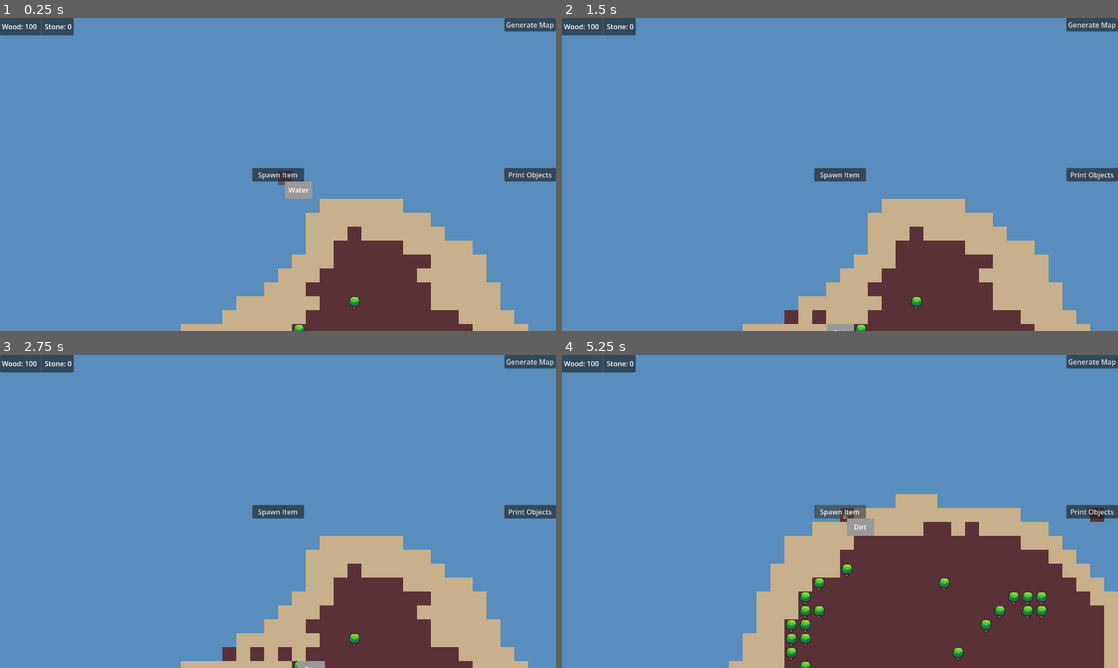
Above: before the commit, frames 1-4 (two rows, left to right).
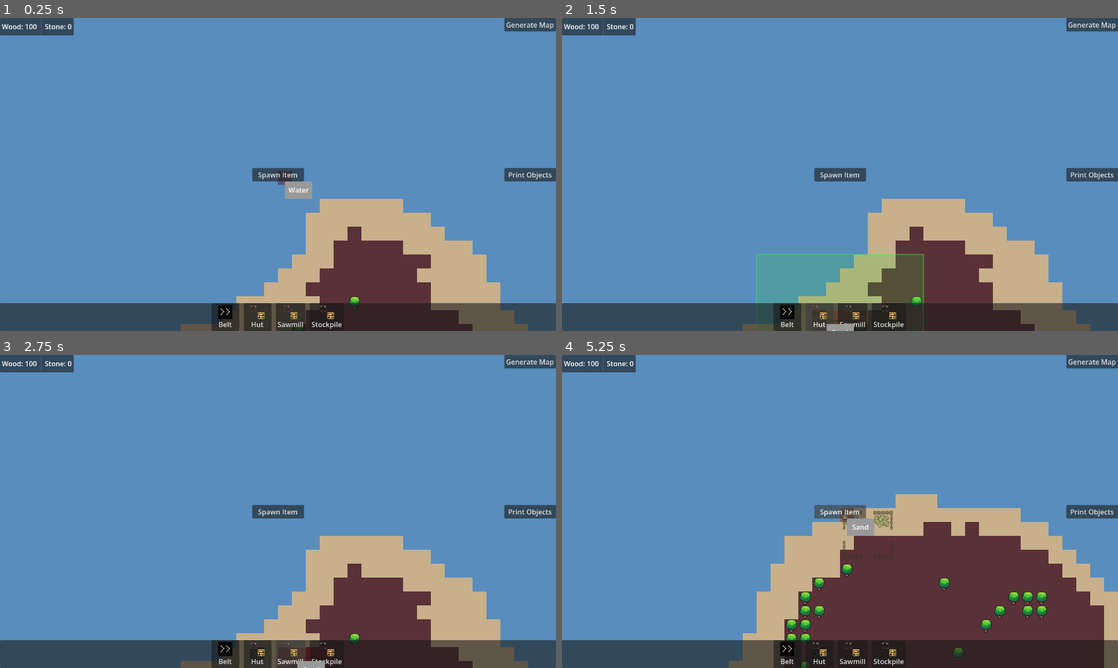
Above: after the commit, the same moments.

Repository: ColdTerror/Core-and-Conveyor
Game: Godot game, scene res://scenes/level.tscn
Same seed, same stepped clock (60 frames per second), same inputs: the game is played once before the commit and once after it. The engine's default icon, where the game draws it, is replaced by a stand-in: a white triangle on a blue panel in a dark square.
Inputs (mouse positions are in pixels of both pictures, inside the frame that each line leads up to):
- Up to frame 1 (0.25 s): no input
- Up to frame 2 (1.5 s): click (789, 318) at 0.5 s, where only the run after the commit has a clickable "Belt"; click (817, 318) at 1.25 s, where only the run after the commit has a clickable "Hut"
- Up to frame 3 (2.75 s): click (289, 655) at 2 s, where only the run after the commit has a clickable "Sawmill"
- Up to frame 4 (5.25 s): click (890, 655) at 2.75 s, where only the run after the commit has a clickable "Stockpile"; click "Generate Map" at 3.5 s; click "Print Objects" at 4.25 s; click "Spawn Item" at 5 s

The runs differ from the first frame. In frame 1, 8.9% of the frame differs, in the area x 0-100%, y 91-100%; in frame 2, 13%, in the area x 0-100%, y 75-100%; in frame 3, 8.7%; in frame 4, 9.2%.

Commit message:
Added a hotbar ui to place buildings

Diff:
--- /dev/null
+++ b/scenes/hot_bar_ui.tscn
@@ -0,0 +1,26 @@
+[gd_scene format=3 uid="uid://dwddqgu14pdbm"]
+
+[ext_resource type="Script" uid="uid://du3ljsq3v3eje" path="res://scripts/hot_bar_ui.gd" id="1_nnjbc"]
+
+[node name="HotBar_UI" type="Control" unique_id=1026067039]
+layout_mode = 3
+anchors_preset = 15
+anchor_right = 1.0
+anchor_bottom = 1.0
+grow_horizontal = 2
+grow_vertical = 2
+script = ExtResource("1_nnjbc")
+
+[node name="PanelContainer" type="PanelContainer" parent="." unique_id=615215221]
+layout_mode = 1
+anchors_preset = 12
+anchor_top = 1.0
+anchor_right = 1.0
+anchor_bottom = 1.0
+grow_horizontal = 2
+grow_vertical = 0
+
+[node name="HBoxContainer" type="HBoxContainer" parent="PanelContainer" unique_id=2082290049]
+layout_mode = 2
+theme_override_constants/separation = 10
+alignment = 1
--- a/scenes/level.tscn
+++ b/scenes/level.tscn
@@ -22,6 +22,7 @@
 [ext_resource type="PackedScene" uid="uid://b72vyugc0vaax" path="res://scenes/sawmill_building.tscn" id="16_pqd0y"]
 [ext_resource type="PackedScene" uid="uid://2067p75ou047" path="res://scenes/building_hover_popup.tscn" id="18_82cfe"]
 [ext_resource type="PackedScene" uid="uid://3nhjwgrvtktn" path="res://scenes/game_ui.tscn" id="21_h6wmr"]
+[ext_resource type="PackedScene" uid="uid://dwddqgu14pdbm" path="res://scenes/hot_bar_ui.tscn" id="23_5k0ak"]
 
 [sub_resource type="StyleBoxFlat" id="StyleBoxFlat_w7c3h"]
 content_margin_left = 8.0
@@ -68,6 +69,8 @@
 [node name="CanvasLayer" type="CanvasLayer" parent="." unique_id=1762792378]
 
 [node name="GameUI" parent="CanvasLayer" unique_id=678937411 instance=ExtResource("21_h6wmr")]
+
+[node name="HotBar_UI" parent="CanvasLayer" unique_id=1026067039 instance=ExtResource("23_5k0ak")]
 
 [node name="Tooltip" type="PanelContainer" parent="CanvasLayer" unique_id=63814202]
 visible = false
--- a/scenes/lumberjack_building.tscn
+++ b/scenes/lumberjack_building.tscn
@@ -14,6 +14,7 @@
 generic_item_scene = ExtResource("3_nikr4")
 building_name = "Lumberjack"
 size = Vector2i(4, 4)
+icon = ExtResource("1_0p6bf")
 cost_wood = 50
 
 [node name="Sprite2D" type="Sprite2D" parent="." unique_id=1104015182]
--- a/scenes/sawmill_building.tscn
+++ b/scenes/sawmill_building.tscn
@@ -14,6 +14,7 @@
 generic_item_scene = ExtResource("3_54i5s")
 building_name = "Sawmill"
 size = Vector2i(4, 4)
+icon = ExtResource("4_l8ny5")
 
 [node name="Sprite2D" type="Sprite2D" parent="." unique_id=1104015182]
 modulate = Color(1, 0, 0, 1)
--- a/scenes/stockpile_building.tscn
+++ b/scenes/stockpile_building.tscn
@@ -9,6 +9,7 @@
 [node name="StockpileBuilding" type="Node2D" unique_id=1914910995]
 script = ExtResource("1_sqy8c")
 size = Vector2i(4, 4)
+icon = ExtResource("1_5oplf")
 cost_wood = 25
 
 [node name="Sprite2D" type="Sprite2D" parent="." unique_id=1701586786]
--- a/scripts/Level.gd
+++ b/scripts/Level.gd
@@ -8,8 +8,15 @@
 @onready var tooltip_label := $"CanvasLayer/Tooltip/Label"
 
 @onready var hover_popup := $CanvasLayer/BuildingHoverPopup
-
-@export var tile_size_px = Vector2(32, 32)
+@onready var hotbar = $CanvasLayer/HotBar_UI
+
+# Mode State
+enum InteractionMode { NONE, PLACE_TILE, PLACE_BUILDING }
+var current_mode = InteractionMode.NONE
+
+
+@export var tile_size_px: Vector2 = Vector2(32, 32)
+
 @export var tile_library: Array[TileDataResource] = []
 
 const ATLAS_COLUMNS := 3
@@ -87,8 +94,78 @@
 	# Give the manager a reference to this Level node
 	building_manager.initialize(self)
 
-
-
+	# NEW: Connect Hotbar Signal
+	if hotbar:
+		hotbar.item_selected.connect(_on_hotbar_item_selected)
+		_setup_hotbar_items()
+
+# =========================
+# Hotbar stuff
+# =========================
+
+# 1. DEFINE WHAT GOES ON THE BAR
+func _setup_hotbar_items():
+	# A. Add Conveyor Button
+	# We use the Right Conveyor (Index 6) as the default "icon" and data
+	# Ensure your tile_library has the conveyor at conveyor_start_index!
+	if tile_library.size() > conveyor_start_index:
+		var conv_data = tile_library[conveyor_start_index]
+
+		# 1. Get the main texture from the TileMapLayer
+		var source = object_layer.tile_set.get_source(0)
+		var base_texture = source.texture
+
+		# 2. Create a crop (AtlasTexture)
+		var atlas_tex = AtlasTexture.new()
+		atlas_tex.atlas = base_texture
+
+		# Calculate the rectangle to crop
+		# Prefer full coords, fallback to calculated
+		var coords = conv_data.atlas_coords_full
+		if coords == Vector2i(-1, -1):
+			var idx = conveyor_start_index
+			coords = Vector2i(idx % ATLAS_COLUMNS, idx / ATLAS_COLUMNS)
+
+		atlas_tex.region = Rect2(Vector2(coords) * tile_size_px, tile_size_px)
+
+		# 3. Add button
+		hotbar.add_button("Belt", atlas_tex, conveyor_start_index, false)
+
+	# B. Add Building Buttons
+	# We instantiate briefly to get the icon/cost, or you can use a separate Resource system.
+	# For now, we trust the packed scenes are assigned.
+
+	_add_building_to_bar("Hut", lumberjack_scene)
+	_add_building_to_bar("Sawmill", sawmill_scene)
+	_add_building_to_bar("Stockpile", stockpile_scene)
+
+func _add_building_to_bar(name: String, packed_scene: PackedScene):
+	if not packed_scene: return
+
+	# Hack: Instance it momentarily to read the 'icon' property we added
+	var temp = packed_scene.instantiate()
+	var icon = null
+	if "icon" in temp: icon = temp.icon
+
+	hotbar.add_button(name, icon, packed_scene, true)
+	temp.queue_free()
+
+# 2. HANDLE CLICKS
+func _on_hotbar_item_selected(data, is_building):
+	# Reset states
+	building_manager.cancel_placement()
+	current_tile_index = 0
+	is_dragging_line = false
+
+	if is_building:
+		# Data is a PackedScene
+		current_mode = InteractionMode.PLACE_BUILDING
+		building_manager.start_placing(data)
+	else:
+		# Data is an Integer (Tile Index)
+		current_mode = InteractionMode.PLACE_TILE
+		current_tile_index = data # This sets us to the "Right" conveyor
+		# Note: The player can still use 'R' to rotate because 'place_tile' checks current_tile_index
 # =========================
 # Resource state change
 # =========================
@@ -144,46 +221,28 @@
 
 	update_tooltip(grid_pos)
 
-	# FIX: Only update/show the single-tile highlight if NOT dragging a line
-	if is_dragging_line:
-		highlight.visible = false
+	if is_dragging_line: highlight.visible = false
 	else:
 		highlight.visible = true
 		update_highlight(grid_pos)
 
-	# --- DRAG & DROP LOGIC ---
-
-	# 1. Start Dragging
-	if Input.is_action_just_pressed("start_end_drag"): # Usually Left Click
-		var current_data = tile_library[current_tile_index]
-
-		# Only enable drag mode if we are holding a conveyor
-		if current_data.is_conveyor:
-			is_dragging_line = true
-			drag_start_pos = grid_pos
-		else:
-			# Normal placement for Trees/Walls
-			if current_tile_index < tile_library.size():
-				place_tile(grid_pos, tile_library[current_tile_index])
-
-	# 2. While Dragging (Visuals)
-	if is_dragging_line:
-		queue_redraw() # Tells Godot to run _draw() every frame
-
-	# 3. Release (Commit)
-	if Input.is_action_just_released("start_end_drag"):
-		if is_dragging_line:
-			_commit_drag_line(grid_pos)
-			is_dragging_line = false
-			queue_redraw() # Clear the lines
-
-	# 4. Right Click (Cancel/Harvest)
-	if Input.is_mouse_button_pressed(MOUSE_BUTTON_RIGHT):
-		if is_dragging_line:
-			is_dragging_line = false
-			queue_redraw()
-		else:
-			handle_harvest_input(grid_pos)
+	# Only allow Drag Logic if we are in TILE mode
+	if current_mode == InteractionMode.PLACE_TILE:
+		if Input.is_action_just_pressed("start_end_drag"):
+			var current_data = tile_library[current_tile_index]
+			if current_data.is_conveyor:
+				is_dragging_line = true
+				drag_start_pos = grid_pos
+				highlight.visible = false
+
+		if is_dragging_line: queue_redraw()
+
+		if Input.is_action_just_released("start_end_drag"):
+			if is_dragging_line:
+				_commit_drag_line(grid_pos)
+				is_dragging_line = false
+				highlight.visible = true
+				queue_redraw()
 
 # ============================================================================
 # Conveyer Drag Drop
@@ -478,39 +537,36 @@
 	var atlas_pos = Vector2i(current_tile_index % ATLAS_COLUMNS, current_tile_index / ATLAS_COLUMNS)
 	highlight.region_rect = Rect2(Vector2(atlas_pos) * tile_size_px, tile_size_px)
 
+
 func _input(event):
-	# Existing cycle logic...
-	if Input.is_key_pressed(KEY_PERIOD):
-		current_tile_index = (current_tile_index + 1) % tile_library.size()
-	elif Input.is_key_pressed(KEY_COMMA):
-		current_tile_index = (current_tile_index - 1 + tile_library.size()) % tile_library.size()
-	elif Input.is_key_pressed(KEY_P):
-		building_manager.start_placing(stockpile_scene)
-		# --- NEW HARVESTER KEY ---
-	elif Input.is_key_pressed(KEY_L): # Press 'L' to build Lumberjack Hut
-		if lumberjack_scene:
-			building_manager.start_placing(lumberjack_scene)
-		else:
-			print("Error: Lumberjack scene not assigned in Level Inspector")
-	elif Input.is_key_pressed(KEY_M): # Press 'L' to build Lumberjack Hut
-		if sawmill_scene:
-			building_manager.start_placing(sawmill_scene)
-		else:
-			print("Error: sawmill scene not assigned in Level Inspector")
+	# 1. Rotation (Always allowed)
+	if event.is_action_pressed("rotate_tile"):
+		var current_data = tile_library[current_tile_index]
+		if current_data.is_conveyor:
+			var start = conveyor_start_index
+			current_tile_index = start + ((current_tile_index - start + 1) % 4)
+
+	# 2. Mouse Clicks (Mode Dependent)
 	if event.is_action_pressed("ui_left"):
-		building_manager.confirm_placement()
+		# CASE A: Placing a Building (from Hotbar)
+		if current_mode == InteractionMode.PLACE_BUILDING:
+			building_manager.confirm_placement()
+
+		# CASE B: Placing a Tile (from Hotbar)
+		elif current_mode == InteractionMode.PLACE_TILE:
+			# Single click placement (Dragging is handled in _process)
+			if not is_dragging_line:
+				place_tile(terrain_layer.local_to_map(get_global_mouse_position()), tile_library[current_tile_index])
+
+	# 3. Right Click (Cancel)
 	elif event.is_action_pressed("ui_right"):
 		building_manager.cancel_placement()
-
-
-
-	# NEW: Quick Rotate for Conveyors
-	if event.is_action_pressed("rotate_tile"): # Define 'rotate_tile' as 'R' in Input Map
-		var current_data = tile_library[current_tile_index]
-		if current_data.is_conveyor:
-			var start_index = 6 # Change this to the index of your first conveyor
-			current_tile_index = start_index + ((current_tile_index - start_index + 1) % 4)
-
+		current_mode = InteractionMode.NONE
+		is_dragging_line = false
+		queue_redraw()
+
+		# Optional: Default right-click behavior (Harvest)
+		handle_harvest_input(terrain_layer.local_to_map(get_global_mouse_position()))
 
 func print_active_objects():
 	print("--- CURRENT ACTIVE GRID OBJECTS ---")
--- a/scripts/building/building.gd
+++ b/scripts/building/building.gd
@@ -10,6 +10,8 @@
 @export var size := Vector2i(1, 1)
 @export var max_health := 100
 var health := max_health
+
+@export var icon: Texture2D
 
 var occupied_tiles: Array[Vector2i] = []
 
--- /dev/null
+++ b/scripts/hot_bar_ui.gd
@@ -0,0 +1,32 @@
+# HotbarUI.gd
+extends Control
+
+@onready var container = $PanelContainer/HBoxContainer
+
+# Defines a signal that Level.gd will listen to
+# data_wrapper can be a PackedScene (Building) or an Integer (Tile Index)
+signal item_selected(data_wrapper, is_building)
+
+func _ready():
+	# Clear any placeholder buttons you added in editor
+	for child in container.get_children():
+		child.queue_free()
+
+# Function to add a button dynamically
+func add_button(label_text: String, icon_texture: Texture2D, data, is_building: bool):
+	var btn = Button.new()
+	btn.text = label_text
+	btn.icon = icon_texture
+	btn.icon_alignment = HORIZONTAL_ALIGNMENT_CENTER
+	btn.vertical_icon_alignment = VERTICAL_ALIGNMENT_TOP
+	btn.expand_icon = true
+	btn.custom_minimum_size = Vector2(64, 64) # Big square buttons
+
+	# Connect the click event
+	# We bind the specific data to the signal so we know what was clicked
+	btn.pressed.connect(_on_button_pressed.bind(data, is_building))
+
+	container.add_child(btn)
+
+func _on_button_pressed(data, is_building):
+	item_selected.emit(data, is_building)
Not shown, added: scripts/hot_bar_ui.gd.uid
